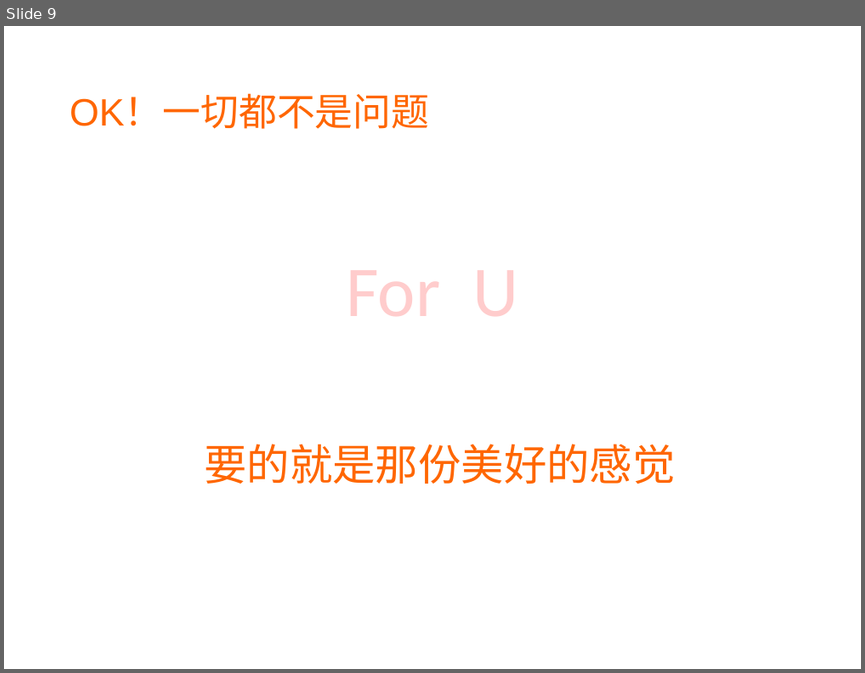
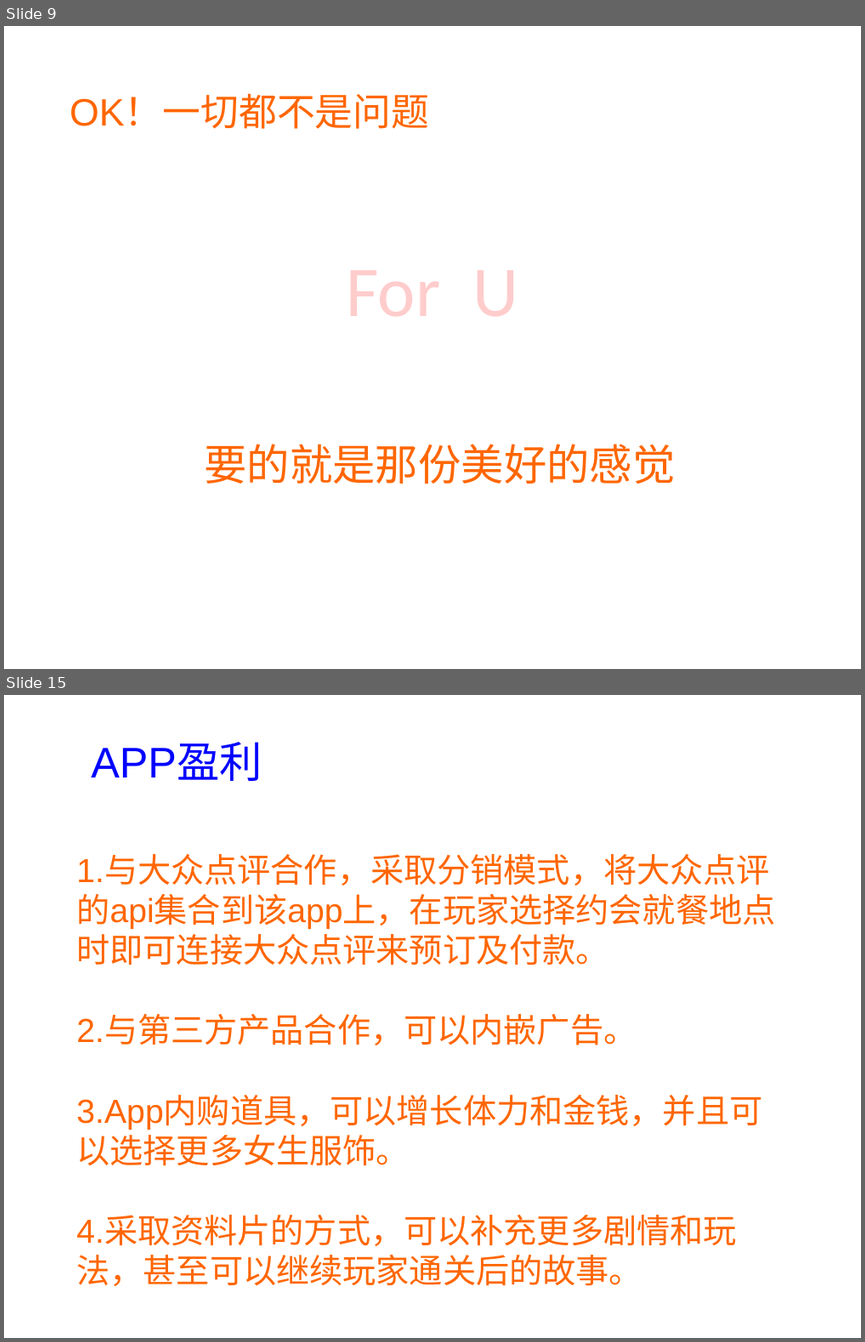
Before and after one commit to sx1989827/teambition, a slide deck: document/商业计划书.ppt. Shown one above the other, each under a label of ours: slide 9 before the commit, slides 9 and 15 after it; the slides between them are not shown. The pictures are 865x673 and 865x1342 pixels, drawn with LibreOffice and Linux fonts; fonts in the diff are those of the drawing. Boxes give left, top, right and bottom in pixels: in the first picture for what was removed or moved away, otherwise in the second. Text is boxed around its words. In the diff, an @@ line names an element or a change of style, - is before the commit and + after.

```diff
--- a/document/商业计划书.ppt
+++ b/document/商业计划书.ppt
@@ slide 15 added at (4,695,861,1338), background #FFFFFF @@
@@ text added at (91,743,262,781), 36 pt, text #0000FF @@
+APP盈利
@@ text added at (76,856,775,1286), 28 pt, text #FF6600 @@
+1.与大众点评合作，采取分销模式，将大众点评的api集合到该app上，在玩家选择约会就餐地点时即可连接大众点评来预订及付款。
+2.与第三方产品合作，可以内嵌广告。
+3.App内购道具，可以增长体力和金钱，并且可以选择更多女生服饰。
+4.采取资料片的方式，可以补充更多剧情和玩法，甚至可以继续玩家通关后的故事。
```
Also in this commit, not shown: 1 slide changed, 10 other slides added.
